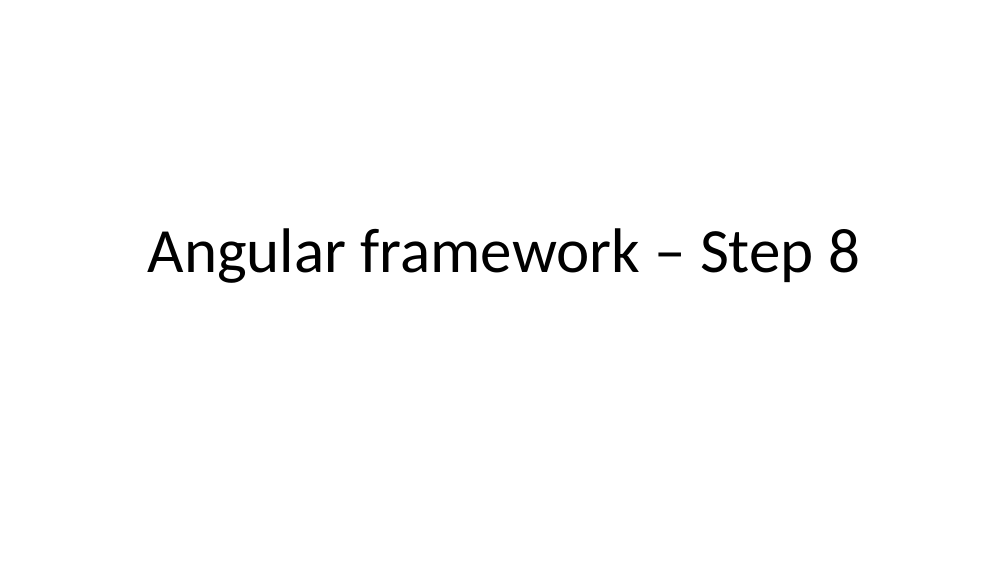
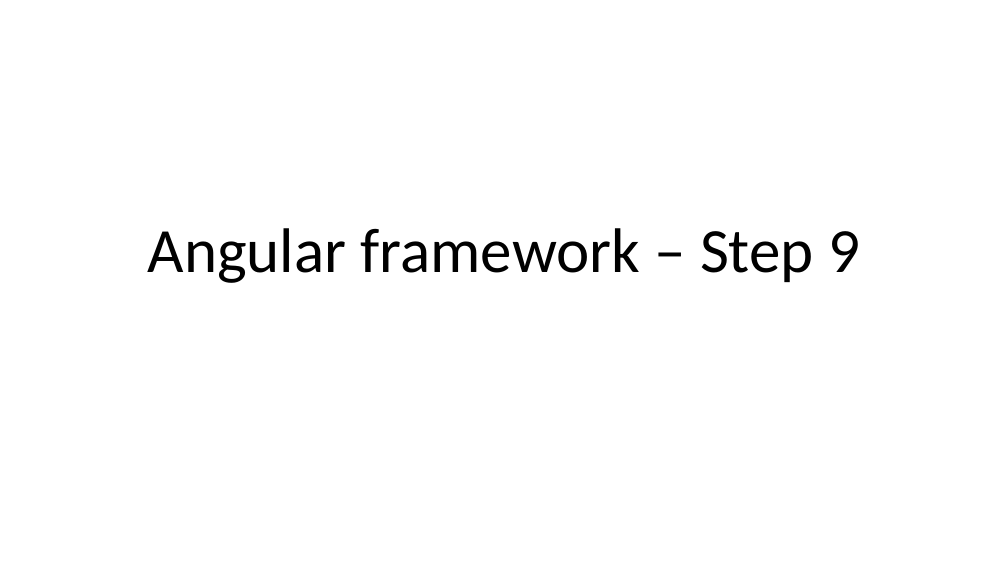
Before and after one commit to Kaleakash/mean_stack_running_capstone, a slide deck: slide 1 of Phase 2/Step 9 - Angular Framework.pptx. Drawn at 1008x567 pixels with LibreOffice and Linux fonts; fonts in the diff are those of the drawing. Boxes give left, top, right and bottom in pixels: in the first picture for what was removed or moved away, otherwise in the second. Text is boxed around its words. In the diff, an @@ line names an element or a change of style, - is before the commit and + after.

```diff
--- a/Phase 2/Step 9 - Angular Framework.pptx
+++ b/Phase 2/Step 9 - Angular Framework.pptx
@@ title at [148, 228, 860, 283]: text changed @@
-Angular framework – Step 8
+Angular framework – Step 9
```
Also in this commit, not shown: 36 other files.
